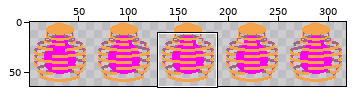
A sprite sheet gets an edit: images/program.png. The first picture is a wide view before the edit; the outline marks the close-up.
Close-up. First the earlier version:
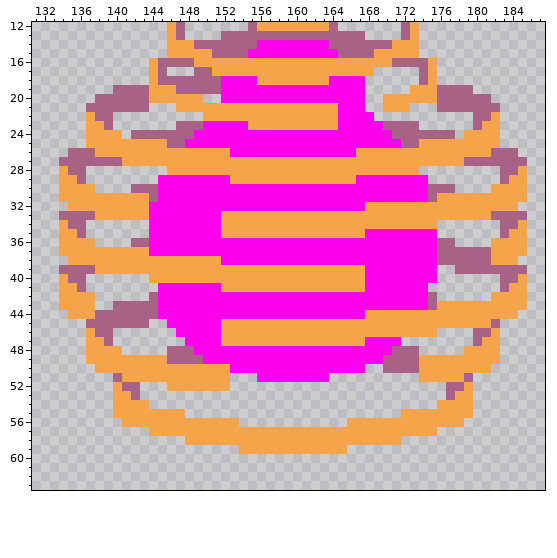
The file is 320x64 pixels. Shown: x 131..187, y 12..63. The wide view leaves out empty margins. The commit also changed other parts of the picture, which this record leaves out.
The same view after the edit:
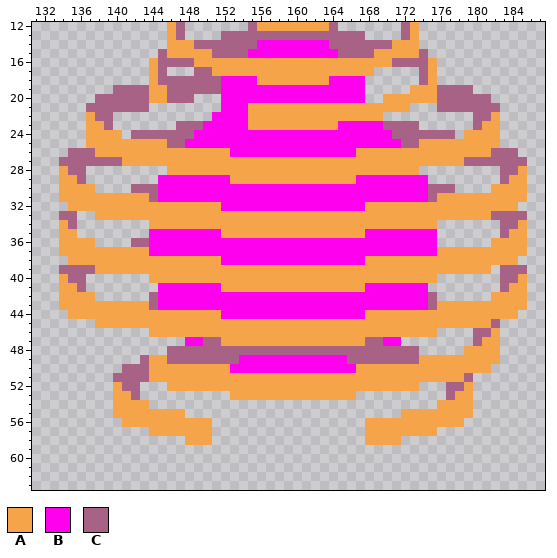
Palette (. is transparent): A #f5a44a  B #ff00ee  C #a76286
Changes in this commit:
y 15: x 145 . -> C; x 174 . -> C
y 19: x 146 A -> C
y 20: x 146..149 AAAA -> CCC.
y 21: x 147..154 AAAAAAAA -> .....BBB; x 165..169 BBB.. -> AAAAA
y 22: x 150..154 AAAAA -> .BBBB; x 165..169 BBBB. -> AAAAA
y 32: x 144..151 BBBBBBBB -> AAAAAAAA
y 33: x 136..137 CC -> ..; x 144..151 BBBBBBBB -> AAAAAAAA
y 34: x 136 C -> .; x 144..151 BBBBBBBB -> AAAAAAAA
y 35: x 136 C -> .
y 36: x 176..177 CC -> ..
y 37: x 176..181 CCCCCC -> AAAAAA
y 38: x 168..181 BBBBBBBBCCCCCC -> AAAAAAAAAAAAAA
y 39: x 168..182 BBBBBBBB..CCCCC -> AAAAAAAAAAAAAA.
y 40: x 168..175 BBBBBBBB -> AAAAAAAA
y 43: x 138..143 ..CCCC -> AAAAAA
y 44: x 138..151 CCCCCCCBBBBBBB -> AAAAAAAAAAAAAA
y 45: x 137..151 CCCCCCC..BBBBBB -> .AAAAAAAAAAAAAA
y 46: x 137..139 ACC -> ...; x 144..151 ...BBBBB -> AAAAAAAA
y 47: x 137..139 AAC -> ...; x 150..151 BB -> CC; x 168..169 BB -> CC
y 48: x 137..140 AAAA -> ....; x 149..170 BBBBBBBBBBBBBBBBBBBBBB -> CCCCCCCCCCCCCCCCCCCCCC
y 49: x 137..143 AAAAAAA -> ......C; x 150..153 BBBB -> CCCC; x 166..169 BBBB -> CCCC
y 50: x 138..143 AAAAAA -> ...CCC; x 167..173 B..CCCC -> AAAAAAA
y 51: x 141..143 AAA -> CCC; x 153..173 ...BBBBBBBB.......... -> AAAAAAAAAAAAAAAAAAAAA
y 52: x 153..173 ..................... -> AAAAAAAAAAAAAAAAAAAAA
y 53: x 153..166 .............. -> AAAAAAAAAAAAAA
y 56: x 151..153 AAA -> ...; x 166..167 AA -> ..
y 57..58: x 151..167 AAAAAAAAAAAAAAAAA -> .................
y 59: x 154..165 AAAAAAAAAAAA -> ............
Changed places in both close-ups, as pixel boxes (x1, y1, x2, y2):
changed: (158, 49, 248, 121)
added: (419, 49, 428, 58)
changed: (338, 103, 383, 121)
changed: (149, 202, 221, 229)
erased: (77, 211, 95, 238)
changed: (365, 238, 500, 283)
changed: (86, 301, 419, 454)
